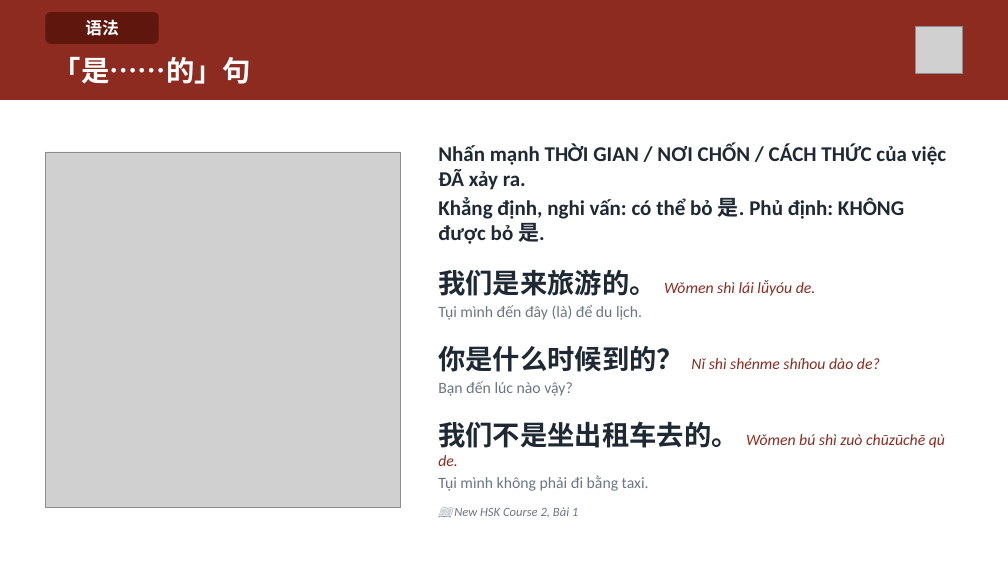
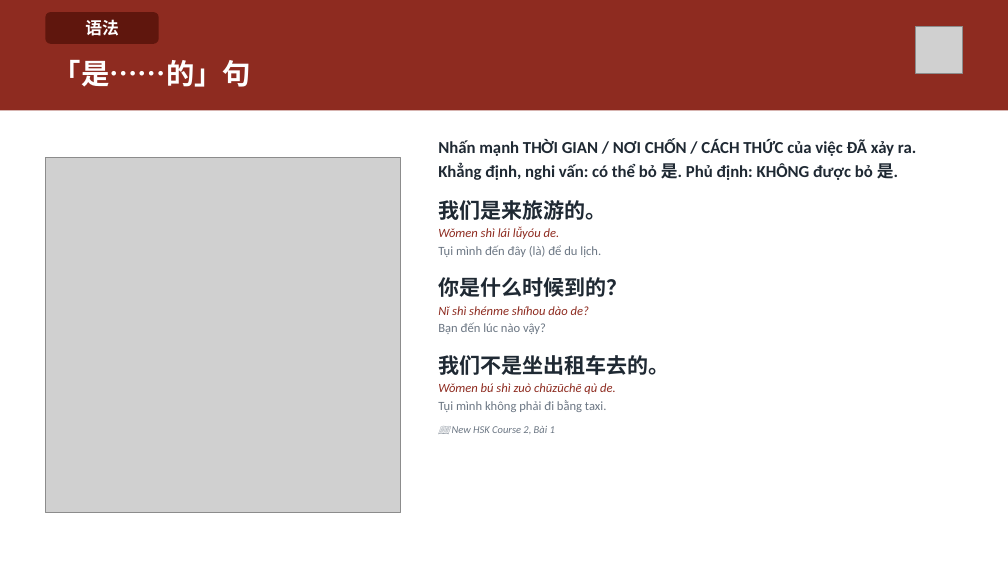
Before and after one commit to HuyenNguyen911/chinese-learning-os, a slide deck: slide 20 of output/hsk2/buoi01_moian_vitquay/slide/Buoi-01-Moian-Vitquay.pptx. Drawn at 1008x567 pixels with LibreOffice and Linux fonts; fonts in the diff are those of the drawing; grey boxes stand for pictures. Boxes give left, top, right and bottom in pixels: in the first picture for what was removed or moved away, otherwise in the second. Text is boxed around its words. In the diff, an @@ line names an element or a change of style, - is before the commit and + after.

```diff
--- a/output/hsk2/buoi01_moian_vitquay/slide/Buoi-01-Moian-Vitquay.pptx
+++ b/output/hsk2/buoi01_moian_vitquay/slide/Buoi-01-Moian-Vitquay.pptx
@@ rectangle: place and size @@
-rectangle at <box>0,0,1008,100</box>
+rectangle at <box>0,0,1008,110</box>
@@ text "Nhấn mạnh THỜI GIAN / ..." at <box>438,140,916,434</box>: vertical alignment middle to top @@
@@ text at <box>438,140,916,434</box>: size 20 to 16 pt in "Nhấn mạnh THỜI GIAN / NƠI CHỐN ...", "Khẳng định, nghi vấn: có thể bỏ ..."; size 15 to 12 pt in "Tụi mình đến đây (là) để du ...", "Bạn đến lúc nào vậy?", "Tụi mình không phải đi bằng taxi."; size 12 to 10 pt in "📖 New HSK Course 2, Bài 1"; less space between paragraphs @@
@@ picture: place and size @@
-picture at <box>45,152,401,507</box>
+picture at <box>45,157,401,513</box>
@@ text at <box>438,200,606,239</box>: text changed; size 15 to 12 pt @@
-我们是来旅游的。 Wǒmen shì lái lǚyóu de.
+我们是来旅游的。
+Wǒmen shì lái lǚyóu de.
@@ text at <box>438,277,627,315</box>: text changed; size 15 to 12 pt @@
-你是什么时候到的？ Nǐ shì shénme shíhou dào de?
+你是什么时候到的？
+Nǐ shì shénme shíhou dào de?
@@ text at <box>438,355,669,394</box>: text changed; size 15 to 12 pt @@
-我们不是坐出租车去的。 Wǒmen bú shì zuò chūzūchē qù de.
+我们不是坐出租车去的。
+Wǒmen bú shì zuò chūzūchē qù de.
```
Also in this commit, not shown: 24 other slides changed, 16 other files.
